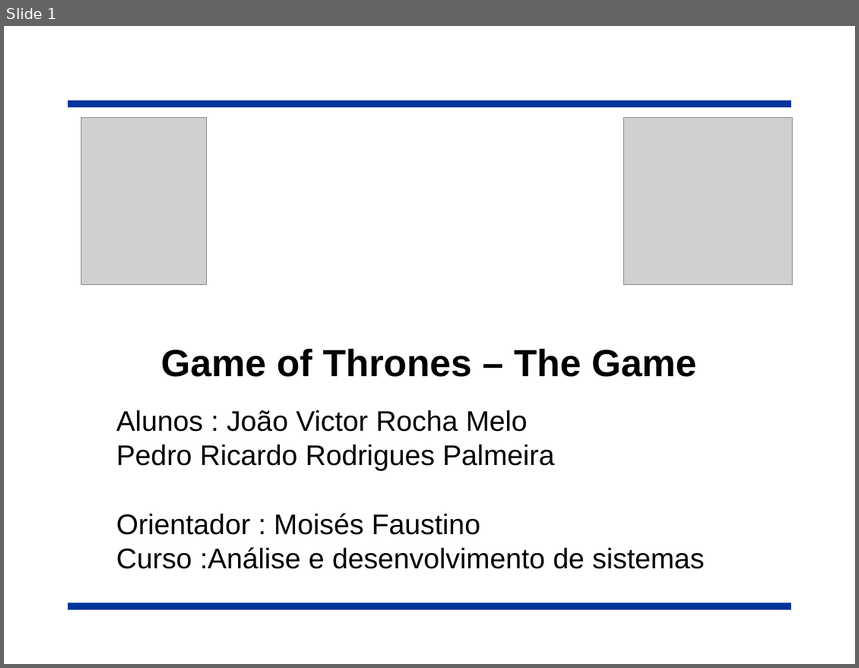
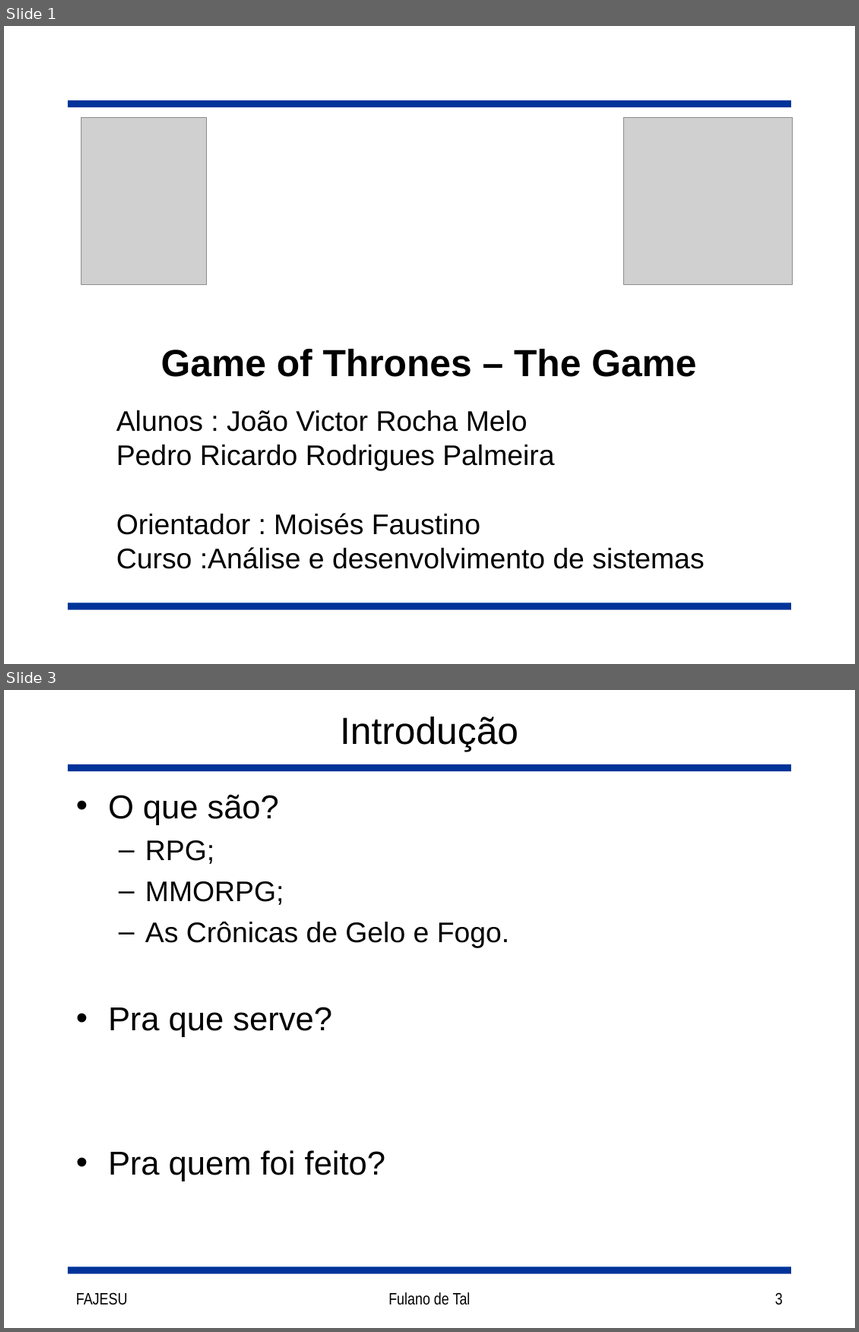
Before and after one commit to joaorocha/tcc-got-v1, a slide deck: docs/Slides.ppt. Shown one above the other, each under a label of ours: slide 1 before the commit, slides 1 and 3 after it; the slides between them are not shown. The pictures are 859x668 and 859x1332 pixels, drawn with LibreOffice and Linux fonts; fonts in the diff are those of the drawing; grey boxes stand for pictures. Boxes give left, top, right and bottom in pixels: in the first picture for what was removed or moved away, otherwise in the second. Text is boxed around its words. In the diff, an @@ line names an element or a change of style, - is before the commit and + after.

```diff
--- a/docs/Slides.ppt
+++ b/docs/Slides.ppt
@@ slide 3 added at [4, 690, 855, 1328], background #FFFFFF; not listed: 2 template elements that a slide beside it also shows @@
@@ title added at [340, 717, 519, 752], 32 pt, text #000000 @@
+Introdução
@@ text added at [108, 794, 509, 1182], 28 pt, text #000000 @@
+• O que são?
+  – RPG;
+  – MMORPG;
+  – As Crônicas de Gelo e Fogo.
+• Pra que serve?
+• Pra quem foi feito?
@@ text added at [76, 1293, 128, 1306], 14 pt, text #000000 @@
+FAJESU
@@ text added at [389, 1293, 471, 1306], 14 pt, text #000000 @@
+Fulano de Tal
@@ page number added at [775, 1293, 783, 1306], 14 pt, text #000000 @@
+3
```
Also in this commit, not shown: 10 slides changed, 1 other file.
